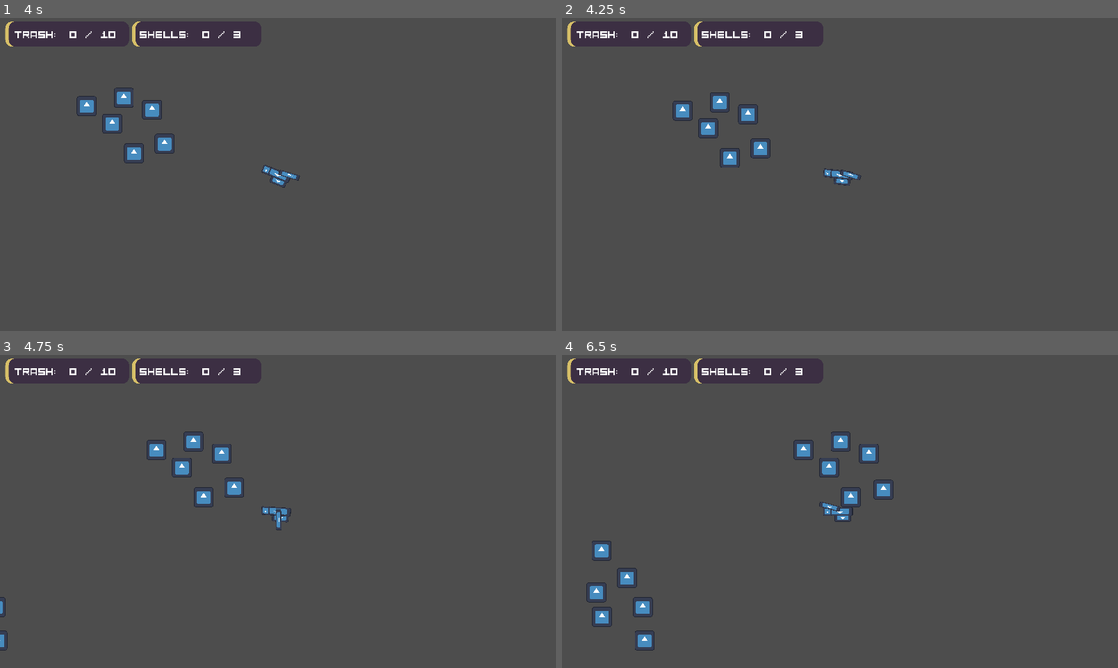
Above: before the commit, frames 1-4 (two rows, left to right).
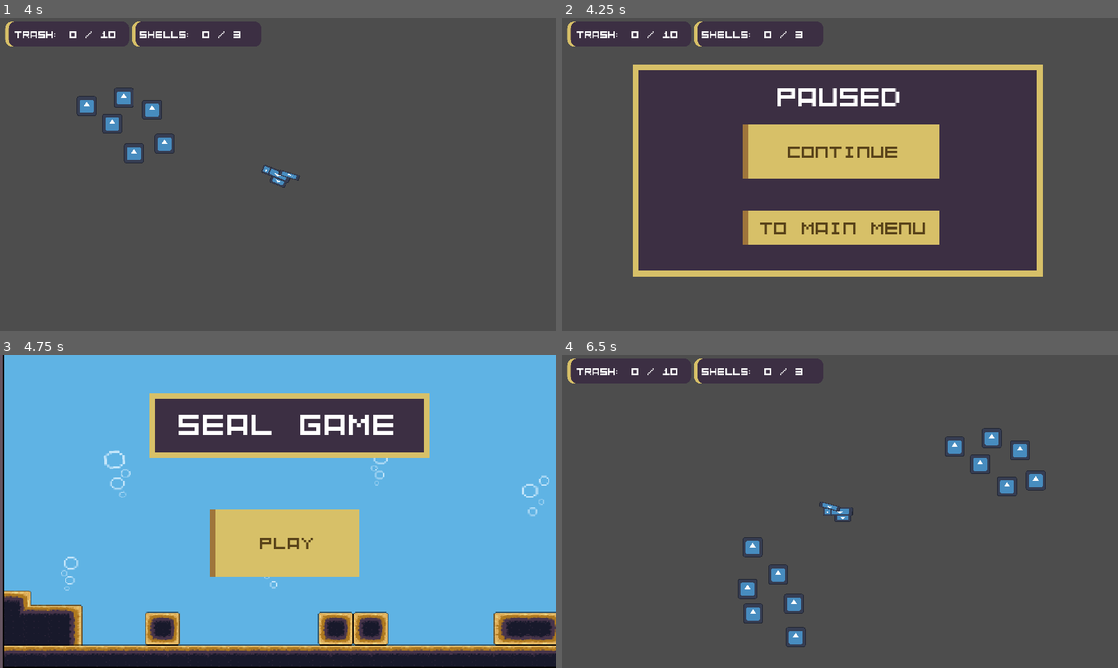
Above: after the commit, the same moments.

Repository: MDSErikaFF/GDV210_GamesForImpact
Game: Godot game, scene res://Scenes/Levels/test_level.tscn
Two runs of this game, one before a commit and one after it. Both use one fixed random seed, a clock stepped at 60 frames per second and the inputs below. The project has no main scene, so this scene is started directly. The engine's default icon, where the game draws it, is replaced by a stand-in: a white triangle on a blue panel in a dark square.
Inputs (mouse positions are in pixels of both pictures, inside the frame that each line leads up to):
- Up to frame 1 (4 s): move the mouse to (400, 158) at 0.52 s; press the mouse at (400, 158) at 0.53 s; hold D (Right) 0.53-1.28 s; move the mouse to (166, 190) at 1.27 s; release the mouse at (166, 190) at 1.28 s; hold S (Down) 1.28-2.03 s; click (166, 190) at 1.35 s; move the mouse to (333, 105) at 2.02 s; press the mouse at (333, 105) at 2.03 s; hold D (Right) 2.03-2.78 s; tap Enter at 2.75 s; move the mouse to (250, 237) at 2.77 s; release the mouse at (250, 237) at 2.78 s; hold W (Up) 2.78-3.53 s; click (250, 237) at 2.85 s; move the mouse to (444, 221) at 3.52 s; press the mouse at (444, 221) at 3.53 s; hold A (Left) from 3.53 s (still down)
- Up to frame 2 (4.25 s): keep holding A (Left); tap Tab (Pause, bound only after the commit) at 4.15 s
- Up to frame 3 (4.75 s): release A (Left) at 4.25 s; release the mouse at (444, 558) at 4.25 s; click (278, 564) at 4.25 s, where only the run after the commit has a clickable "TO Main Menu"
- Up to frame 4 (6.5 s): click (845, 542) at 5 s, where only the run after the commit has a clickable "Play"; move the mouse to (673, 464) at 5.77 s; hold A (Left) from 5.78 s (still down); click (673, 464) at 5.85 s

Frame 1 is identical in both runs. In frame 2, 49% of the frame differs, in the area x 12-87%, y 14-83%; in frame 3, 99%, in the area x 0-100%, y 0-100%; in frame 4, 3.1%.

Commit message:
Added pausing, added temporary main menu

Diff:
--- /dev/null
+++ b/gdv210_gamesforimpact/Assets/Themes/ThemeMenu.tres
@@ -0,0 +1,35 @@
+[gd_resource type="Theme" load_steps=7 format=3 uid="uid://bsui8wjc4jfwc"]
+
+[ext_resource type="FontFile" uid="uid://43ix3ojycrh2" path="res://Assets/Fonts/Kenney Mini Square Mono.ttf" id="1_uwrtb"]
+
+[sub_resource type="StyleBoxTexture" id="StyleBoxTexture_httnr"]
+
+[sub_resource type="StyleBoxFlat" id="StyleBoxFlat_sj7vw"]
+bg_color = Color(0.623529, 0.458824, 0.231373, 1)
+
+[sub_resource type="StyleBoxFlat" id="StyleBoxFlat_483of"]
+bg_color = Color(0.843137, 0.752941, 0.407843, 1)
+border_width_left = 5
+border_color = Color(0.624627, 0.458462, 0.231139, 1)
+
+[sub_resource type="StyleBoxFlat" id="StyleBoxFlat_3iogm"]
+bg_color = Color(0.527593, 0.321074, 0.171427, 1)
+
+[sub_resource type="StyleBoxFlat" id="StyleBoxFlat_e0bg3"]
+bg_color = Color(0.235294, 0.184314, 0.262745, 1)
+border_width_left = 5
+border_width_top = 5
+border_width_right = 5
+border_width_bottom = 5
+border_color = Color(0.843137, 0.752941, 0.407843, 1)
+
+[resource]
+default_font = ExtResource("1_uwrtb")
+Button/colors/font_color = Color(0.344551, 0.258341, 0.0967178, 1)
+Button/colors/font_focus_color = Color(0.345098, 0.258824, 0.0980392, 1)
+Button/styles/focus = SubResource("StyleBoxTexture_httnr")
+Button/styles/hover = SubResource("StyleBoxFlat_sj7vw")
+Button/styles/normal = SubResource("StyleBoxFlat_483of")
+Button/styles/pressed = SubResource("StyleBoxFlat_3iogm")
+LabelTitle/base_type = &"Label"
+Panel/styles/panel = SubResource("StyleBoxFlat_e0bg3")
--- a/gdv210_gamesforimpact/Scripts/global/GameManager.gd
+++ b/gdv210_gamesforimpact/Scripts/global/GameManager.gd
@@ -16,10 +16,11 @@
 var SealSpeed = 300
 
 var debugOn = false;
+var isPaused = false;
 
 # Called when the node enters the scene tree for the first time.
 func _ready():
-	pass # Replace with function body.
+	process_mode = PROCESS_MODE_ALWAYS
 
 
 # Called every frame. 'delta' is the elapsed time since the previous frame.
@@ -30,6 +31,10 @@
 
 	if Input.is_action_just_pressed("ActivateDebug"):
 		debugOn = !debugOn
+
+	if Input.is_action_just_pressed("Pause"):
+		toggle_pause();
+
 
 	if debugOn:
 
@@ -45,3 +50,8 @@
 
 	if TrashCollected >= MaxTrashStorage:
 		print("Trash Inventory full, go trade it in the Shaop!")
+
+
+func toggle_pause():
+	isPaused = !isPaused
+	get_tree().paused = isPaused
--- a/gdv210_gamesforimpact/UI/UI.tscn
+++ b/gdv210_gamesforimpact/UI/UI.tscn
@@ -1,9 +1,11 @@
-[gd_scene load_steps=3 format=3 uid="uid://hu7s8u6h06jo"]
+[gd_scene load_steps=4 format=3 uid="uid://hu7s8u6h06jo"]
 
 [ext_resource type="Theme" uid="uid://inxo6vyipgvi" path="res://Assets/Themes/ThemeUI.tres" id="1_tu5qf"]
 [ext_resource type="Script" path="res://UI/ui.gd" id="2_dviu8"]
+[ext_resource type="Theme" uid="uid://bsui8wjc4jfwc" path="res://Assets/Themes/ThemeMenu.tres" id="3_lgy8m"]
 
 [node name="CanvasLayer" type="CanvasLayer"]
+process_mode = 3
 
 [node name="UI" type="Control" parent="."]
 layout_mode = 3
@@ -87,6 +89,7 @@
 autowrap_mode = 2
 
 [node name="DebugUI" type="Control" parent="."]
+visible = false
 layout_mode = 3
 anchors_preset = 15
 anchor_right = 1.0
@@ -132,3 +135,62 @@
 -Debug Controls-
 .Upgrade trash vacum: Page Up
 .Quit out of game: esc"
+
+[node name="Pause Menu" type="Control" parent="."]
+process_mode = 3
+layout_mode = 3
+anchors_preset = 15
+anchor_right = 1.0
+anchor_bottom = 1.0
+grow_horizontal = 2
+grow_vertical = 2
+theme = ExtResource("3_lgy8m")
+
+[node name="Panel" type="Panel" parent="Pause Menu"]
+layout_mode = 1
+anchors_preset = -1
+anchor_left = 0.127
+anchor_top = 0.148
+anchor_right = 0.865
+anchor_bottom = 0.826
+offset_left = 0.0399971
+offset_top = 0.0400009
+offset_right = -0.200043
+offset_bottom = -0.0200043
+
+[node name="Label Paused" type="Label" parent="Pause Menu/Panel"]
+layout_mode = 2
+offset_left = 109.0
+offset_top = 12.0
+offset_right = 249.0
+offset_bottom = 51.0
+theme_override_font_sizes/font_size = 24
+text = "Paused"
+horizontal_alignment = 1
+
+[node name="VBoxContainer" type="VBoxContainer" parent="Pause Menu/Panel"]
+layout_mode = 1
+anchors_preset = -1
+anchor_left = 0.288
+anchor_top = 0.303
+anchor_right = 0.718
+anchor_bottom = 0.792
+offset_left = -6.952
+offset_top = -3.449
+offset_right = 11.828
+offset_bottom = 23.064
+theme_override_constants/separation = 28
+metadata/_edit_group_ = true
+
+[node name="Button Continue" type="Button" parent="Pause Menu/Panel/VBoxContainer"]
+custom_minimum_size = Vector2(0, 46.54)
+layout_mode = 2
+text = "Continue"
+
+[node name="Button To Main Menu" type="Button" parent="Pause Menu/Panel/VBoxContainer"]
+custom_minimum_size = Vector2(0, 29.85)
+layout_mode = 2
+text = "TO Main Menu"
+
+[connection signal="pressed" from="Pause Menu/Panel/VBoxContainer/Button Continue" to="UI" method="_on_button_continue_pressed"]
+[connection signal="pressed" from="Pause Menu/Panel/VBoxContainer/Button To Main Menu" to="UI" method="_on_button_to_main_menu_pressed"]
--- /dev/null
+++ b/gdv210_gamesforimpact/UI/main_menu.gd
@@ -0,0 +1,16 @@
+extends Control
+
+
+# Called when the node enters the scene tree for the first time.
+func _ready():
+	pass # Replace with function body.
+
+
+# Called every frame. 'delta' is the elapsed time since the previous frame.
+func _process(delta):
+	pass
+
+
+func _on_button_play_pressed():
+	#TODO change out test level for real one
+	get_tree().change_scene_to_file("res://Scenes/Levels/test_level.tscn")
--- /dev/null
+++ b/gdv210_gamesforimpact/UI/main_menu.tscn
@@ -0,0 +1,53 @@
+[gd_scene load_steps=4 format=3 uid="uid://dthi6ja428t6"]
+
+[ext_resource type="Theme" uid="uid://bsui8wjc4jfwc" path="res://Assets/Themes/ThemeMenu.tres" id="1_81va6"]
+[ext_resource type="Script" path="res://UI/main_menu.gd" id="1_ir227"]
+[ext_resource type="Texture2D" uid="uid://dnndx66fhkjvd" path="res://Assets/Images/Screenshot 2025-10-26 122252.png" id="3_hjgmt"]
+
+[node name="CanvasLayer" type="CanvasLayer"]
+
+[node name="MainMenu" type="Control" parent="."]
+layout_mode = 3
+anchors_preset = 15
+anchor_right = 1.0
+anchor_bottom = 1.0
+grow_horizontal = 2
+grow_vertical = 2
+theme = ExtResource("1_81va6")
+script = ExtResource("1_ir227")
+metadata/_edit_lock_ = true
+
+[node name="Screenshot2025-10-26122252" type="Sprite2D" parent="MainMenu"]
+position = Vector2(245, 100)
+scale = Vector2(0.471756, 0.438903)
+texture = ExtResource("3_hjgmt")
+
+[node name="Panel" type="Panel" parent="MainMenu"]
+layout_mode = 0
+offset_left = 129.0
+offset_top = 33.0
+offset_right = 371.0
+offset_bottom = 89.0
+
+[node name="VBoxContainer" type="VBoxContainer" parent="MainMenu"]
+offset_left = 181.0
+offset_top = 133.0
+offset_right = 310.0
+offset_bottom = 205.0
+metadata/_edit_group_ = true
+
+[node name="Button Play" type="Button" parent="MainMenu/VBoxContainer"]
+custom_minimum_size = Vector2(0, 58.12)
+layout_mode = 2
+text = "Play"
+
+[node name="Label Title" type="Label" parent="MainMenu"]
+layout_mode = 0
+offset_left = 154.0
+offset_top = 41.0
+offset_right = 343.0
+offset_bottom = 76.0
+theme_type_variation = &"HeaderLarge"
+text = "Seal Game"
+
+[connection signal="pressed" from="MainMenu/VBoxContainer/Button Play" to="MainMenu" method="_on_button_play_pressed"]
--- a/gdv210_gamesforimpact/UI/ui.gd
+++ b/gdv210_gamesforimpact/UI/ui.gd
@@ -11,6 +11,8 @@
 @onready var LableStats = $"../DebugUI/Label Stats"
 @onready var LableControls = $"../DebugUI/Label Controls"
 
+@onready var PauseMenu = $"../Pause Menu"
+
 
 
 # Called when the node enters the scene tree for the first time.
@@ -18,7 +20,7 @@
 	LableInventoryFull.visible = false;
 	LableAllShellColected.visible = false;
 	DebugUI.visible = false;
-
+	PauseMenu.visible = false;
 
 
 # Called every frame. 'delta' is the elapsed time since the previous frame.
@@ -53,3 +55,20 @@
 							.Current ocean trash level: " + str(1) + "\n "
 	else:
 		DebugUI.visible = false
+
+	if GameManager.isPaused:
+		PauseMenu.visible = true
+	else:
+		PauseMenu.visible = false;
+
+
+
+
+func _on_button_continue_pressed():
+	GameManager.toggle_pause();
+
+
+func _on_button_to_main_menu_pressed():
+	GameManager.toggle_pause();
+	get_tree().change_scene_to_file("res://UI/main_menu.tscn")
+	pass
--- a/gdv210_gamesforimpact/project.godot
+++ b/gdv210_gamesforimpact/project.godot
@@ -69,6 +69,11 @@
 "events": [Object(InputEventKey,"resource_local_to_scene":false,"resource_name":"","device":-1,"window_id":0,"alt_press …(191 unchanged characters)…
 ]
 }
+Pause={
+"deadzone": 0.5,
+"events": [Object(InputEventKey,"resource_local_to_scene":false,"resource_name":"","device":-1,"window_id":0,"alt_pressed":false,"shift_pressed":false,"ctrl_pressed":false,"meta_pressed":false,"pressed":false,"keycode":0,"physical_keycode":4194306,"key_label":0,"unicode":0,"location":0,"echo":false,"script":null)
+]
+}
 
 [layer_names]
 
Binary file added: gdv210_gamesforimpact/Assets/Images/Screenshot 2025-10-26 122252.png
Not shown, added: gdv210_gamesforimpact/Assets/Images/Screenshot 2025-10-26 122252.png.import
